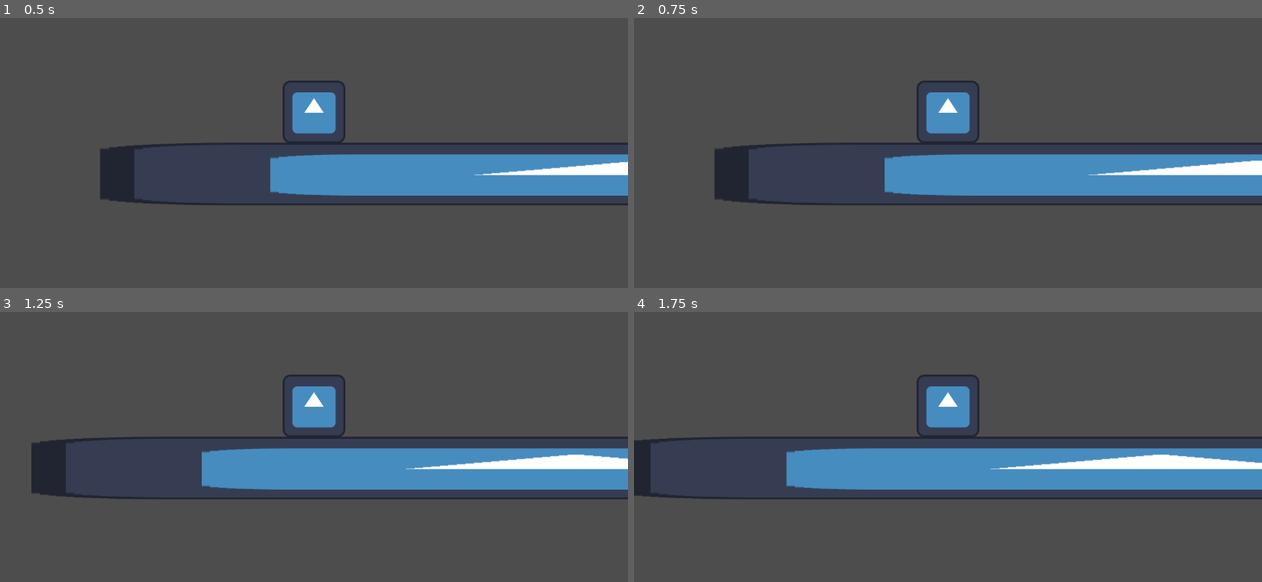
Above: before the commit, frames 1-4 (two rows, left to right).
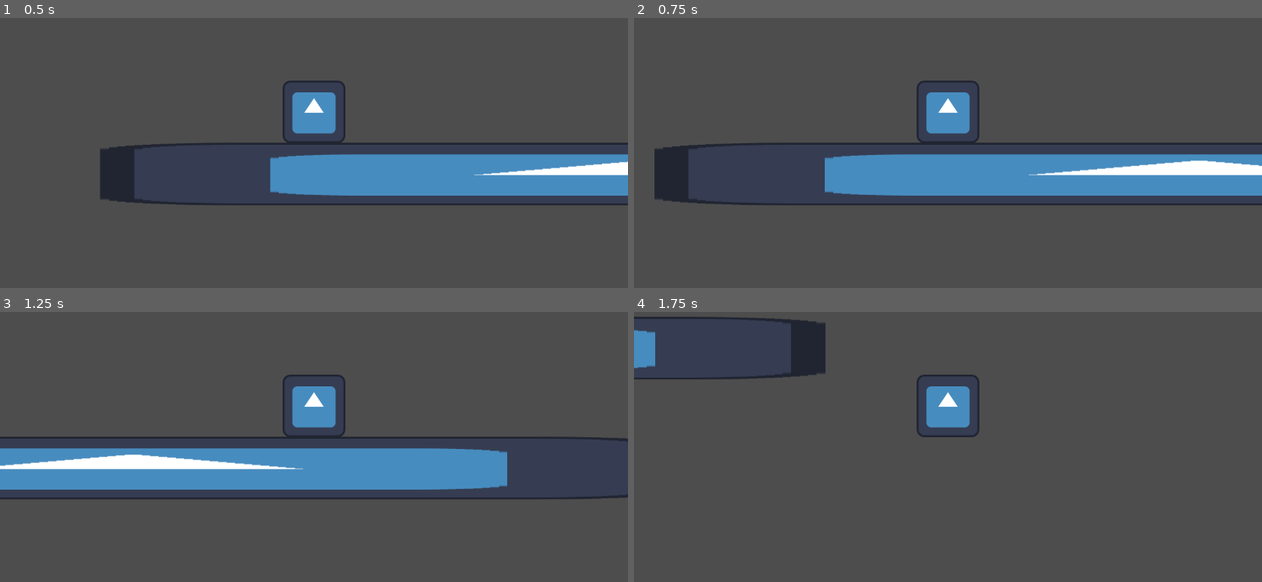
Above: after the commit, the same moments.

Repository: flowyde/Godot-CelesteLike
Game: Godot game, scene res://scenes/main.tscn
The game is run twice, just before and just after one commit, with the same random seed, the same clock (stepped at 60 frames per second) and the same inputs. The engine's default icon, where the game draws it, is replaced by a stand-in: a white triangle on a blue panel in a dark square.
Inputs:
- Up to frame 1 (0.5 s): no input
- Up to frame 2 (0.75 s): tap Enter at 0.5 s; hold Right (move_right) from 0.53 s (still down)
- Up to frame 3 (1.25 s): keep holding Right (move_right)
- Up to frame 4 (1.75 s): keep holding Right (move_right)

Frame 1 is identical in both runs. In frame 2, 4.7% of the frame differs, in the area x 3-100%, y 46-70%; in frame 3, 9.5%; in frame 4, 16%, in the area x 0-100%, y 1-70%.

Commit message:
Aceleração

Diff:
--- a/scenes/main.tscn
+++ b/scenes/main.tscn
@@ -18,7 +18,6 @@
 [node name="StaticBody2D" type="StaticBody2D" parent="Icon"]
 
 [node name="CollisionShape2D" type="CollisionShape2D" parent="Icon/StaticBody2D"]
-scale = Vector2(1, 1)
 shape = SubResource("RectangleShape2D_0wfyh")
 
 [node name="player" parent="." instance=ExtResource("2_0wfyh")]
--- a/scripts/player.gd
+++ b/scripts/player.gd
@@ -1,27 +1,15 @@
 extends CharacterBody2D
 
-const max_speed = 200
-const acceleration = 8000
+@export var max_speed: float = 20
+@export var acceleration: float = 5
 
-func _ready() -> void:
-	pass
-
-func _process(delta: float) -> void:
-	pass
-
-func get_input():
-	var hMove = Input.get_axis("move_left","move_right")
-	if hMove != 0:
-		velocity.x += hMove * acceleration
-		velocity.x = clamp(velocity.x, -max_speed, max_speed)
-	else:
-		velocity.x = 0
-
-	velocity.y += get_gravity().y
-
-	print(velocity.x)
+func get_input() -> int:
+	return Input.get_axis("move_left","move_right")
 
 func _physics_process(delta: float) -> void:
-	get_input()
+	if not is_on_floor():
+		velocity.y += get_gravity().y
+	var horizontal = get_input()
+	#Calcula a aceleração
+	velocity.x = lerp(velocity.x, horizontal * max_speed * 100, delta * acceleration)
 	move_and_slide()
-	pass
